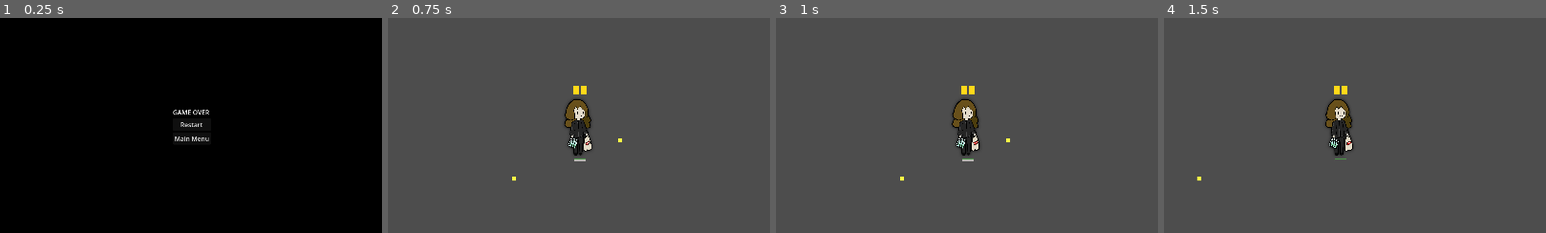
Above: before the commit, frames 1-4 (left to right).
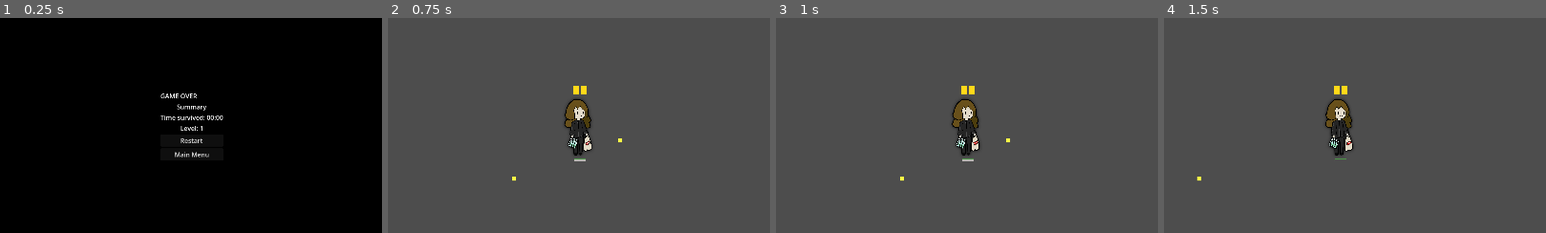
Above: after the commit, the same moments.

Repository: Vilkiy/Debt-Survivors
Game: Godot game, scene res://logic/UI/game_over.tscn
Same seed, same stepped clock (60 frames per second), same inputs: the game is played once before the commit and once after it. This scene is started directly instead of the project's main scene.
Inputs (mouse positions are % of the whole screen's width and height, from its top left):
- Up to frame 1 (0.25 s): no input
- Up to frame 2 (0.75 s): click "Restart" at 0.5 s
- Up to frame 3 (1 s): no input
- Up to frame 4 (1.5 s): tap Enter at 1.25 s; move the mouse to (72, 45) at 1.27 s; hold D (move_right) from 1.28 s (still down); tap Space (dash) at 1.35 s; click (72, 45) at 1.42 s
The pictures show only the part of the screen within x 25-75%, y 25-75%; the shares and areas given below are measured in that part.

The runs differ from the first frame. In frame 1, 1.0% of the frame differs, in the area x 42-59%, y 35-65%; in frame 2, nothing differs; in frame 3, nothing differs; in frame 4, nothing differs.
Error in both runs: Out of bounds get index '0' (on base: 'Array[WaveResource]') (res://Assets/Scripts/enemy_spawner.gd:45)

Commit message:
Added summary on game over screen

Diff:
--- a/logic/UI/game_over.gd
+++ b/logic/UI/game_over.gd
@@ -1,7 +1,20 @@
 extends CanvasLayer
+@onready var time_label: Label = $ColorRect/VBoxContainer/TimeLabel
+@onready var level_label: Label = $ColorRect/VBoxContainer/LevelLable
 
 func _ready() -> void:
 	process_mode = PROCESS_MODE_ALWAYS
+
+	var time := 0.0
+	var level := 1
+	if GlobalVar.player:
+		level = GlobalVar.player.current_level
+
+	if GlobalVar.game_handler:
+		time = GlobalVar.game_handler.run_time
+
+	time_label.text = _format_time(time)
+	level_label.text = "Level: " + str(level)
 
 func _on_button_pressed() -> void:
 	get_tree().paused = false
@@ -10,3 +23,9 @@
 func _on_main_menu_button_pressed() -> void:
 	get_tree().paused = false
 	get_tree().change_scene_to_file("res://logic/UI/main_menu/main_menu.tscn")
+
+
+func _format_time(time: float) -> String:
+	var minutes = int(time) / 60
+	var seconds = int(time) % 60
+	return "Time survived: %02d:%02d" % [minutes, seconds]
--- a/logic/UI/game_over.tscn
+++ b/logic/UI/game_over.tscn
@@ -35,6 +35,19 @@
 layout_mode = 2
 text = "GAME OVER"
 
+[node name="Label2" type="Label" parent="CanvasLayer/ColorRect/VBoxContainer" unique_id=549776518]
+layout_mode = 2
+text = "Summary"
+horizontal_alignment = 1
+
+[node name="TimeLabel" type="Label" parent="CanvasLayer/ColorRect/VBoxContainer" unique_id=1823915270]
+layout_mode = 2
+horizontal_alignment = 1
+
+[node name="LevelLable" type="Label" parent="CanvasLayer/ColorRect/VBoxContainer" unique_id=422206405]
+layout_mode = 2
+horizontal_alignment = 1
+
 [node name="Button" type="Button" parent="CanvasLayer/ColorRect/VBoxContainer" unique_id=1880749115]
 process_mode = 3
 layout_mode = 2
--- a/logic/UI/survival_timer.gd
+++ b/logic/UI/survival_timer.gd
@@ -1,10 +1,12 @@
 extends Label
 
-var elapsed : float = 0.0
+func _process(_delta: float) -> void:
+	var elapsed := 0.0
 
-func _process(delta: float) -> void:
-	elapsed += delta
-	@warning_ignore("integer_division")
+	if GlobalVar.game_handler:
+		elapsed = GlobalVar.game_handler.run_time
+
 	var minutes = int(elapsed) / 60
 	var seconds = int(elapsed) % 60
+
 	text = "%02d:%02d" % [minutes, seconds]
--- a/logic/game_handler/game_handler.gd
+++ b/logic/game_handler/game_handler.gd
@@ -2,6 +2,10 @@
 
 extends Node
 const GAME_OVER_SCREEN = preload("res://logic/UI/game_over.tscn")
+
+var run_time: float = 0.0
+var running: bool = true
+
 func _ready() -> void:
 	GlobalVar.game_handler = self
 	var player_scene = load(GameConfig.selected_hero)
@@ -13,7 +17,13 @@
 	add_child(player)
 	await get_tree().process_frame
 	GlobalVar.player.health_handler.died.connect(_on_player_died)
+
+func _process(delta: float) -> void:
+	if running:
+		run_time += delta
+
 func _on_player_died() -> void:
+	running = false
 	get_tree().paused = true
 	await get_tree().create_timer(1.0).timeout;
 	var game_over = GAME_OVER_SCREEN.instantiate()
